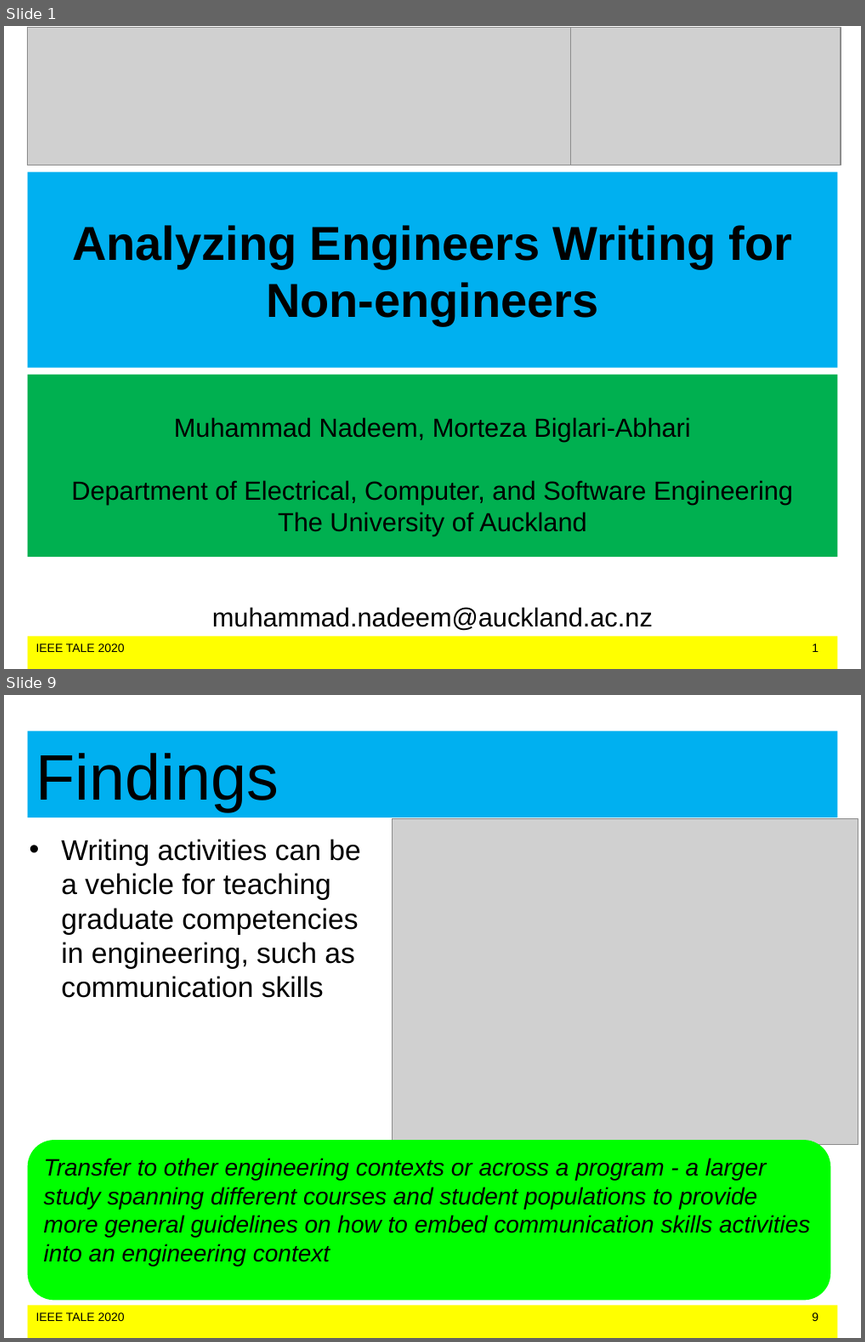
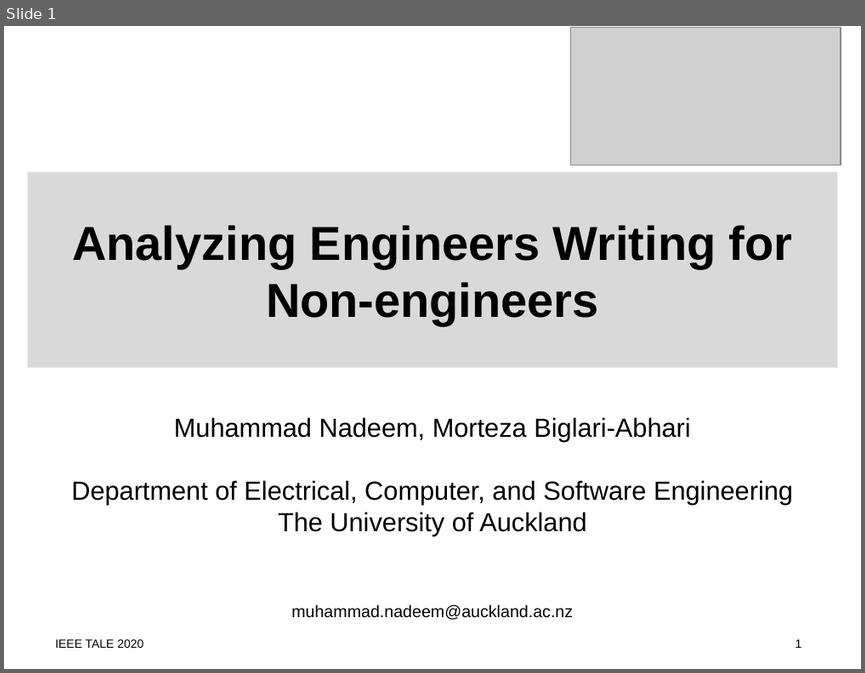
Before and after one commit to MuhammadNadeemAUM/Writing-Diet, a slide deck: Nadeem_IEEE TALE_259.ppt. Shown one above the other, each under a label of ours: slides 1 and 9 before the commit, slide 1 after it; the slides between them are not shown. The pictures are 865x1342 and 865x673 pixels, drawn with LibreOffice and Linux fonts; fonts in the diff are those of the drawing; grey boxes stand for pictures. Boxes give left, top, right and bottom in pixels: in the first picture for what was removed or moved away, otherwise in the second. Text is boxed around its words. In the diff, an @@ line names an element or a change of style, - is before the commit and + after.

```diff
--- a/Nadeem_IEEE TALE_259.ppt
+++ b/Nadeem_IEEE TALE_259.ppt
@@ slide 9 removed at box(4, 695, 861, 1338), background #FFFFFF; not listed: 1 template element that a slide beside it also shows @@
@@ title removed at box(27, 731, 837, 817) @@
-Findings
@@ picture removed at box(392, 818, 858, 1144) @@
@@ text removed at box(61, 839, 360, 998) @@
-• Writing activities can be a vehicle for teaching graduate competencies in engineering, such as communication skills
@@ rounded rectangle removed at box(27, 1140, 830, 1300) @@
-Transfer to other engineering contexts or across a program - a larger study spanning different courses and student populations to provide more general guidelines on how to embed communication skills activities into an engineering context
@@ slide 1 changed as well @@
@@ picture removed at box(27, 28, 570, 165) @@
@@ title "Analyzing Engineers Writing for Non-engineers" at box(27, 171, 837, 367): fill #00B0F0 to #D9D9D9 @@
@@ subtitle "Muhammad Nadeem, Morteza Biglari-Abhari": place and size @@
-subtitle "Muhammad Nadeem, Morteza Biglari-Abhari" at box(27, 374, 837, 556)
+subtitle "Muhammad Nadeem, Morteza Biglari-Abhari" at box(71, 417, 793, 619)
@@ subtitle "Muhammad Nadeem, Morteza Biglari-Abhari" at box(71, 417, 793, 619): fill #00B050 to none @@
@@ subtitle at box(291, 604, 573, 619): size 22 to 14 pt in "muhammad.nadeem@auckland.ac.nz"; less space between paragraphs @@
@@ text: place and size @@
-text at box(27, 636, 837, 669)
+text at box(55, 639, 802, 647)
@@ text at box(55, 639, 802, 647): fill #FFFF00 to none @@
```
Also in this commit, not shown: 2 other slides changed, 11 slides added, 7 other slides removed, 5 other files.
